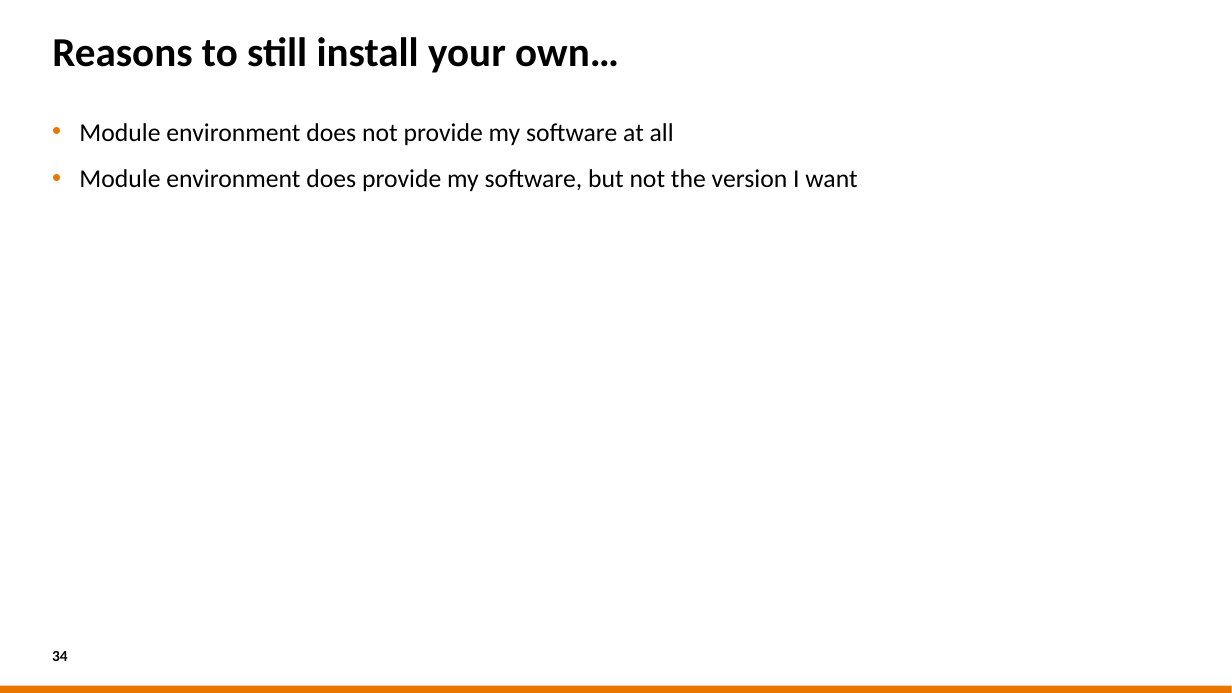
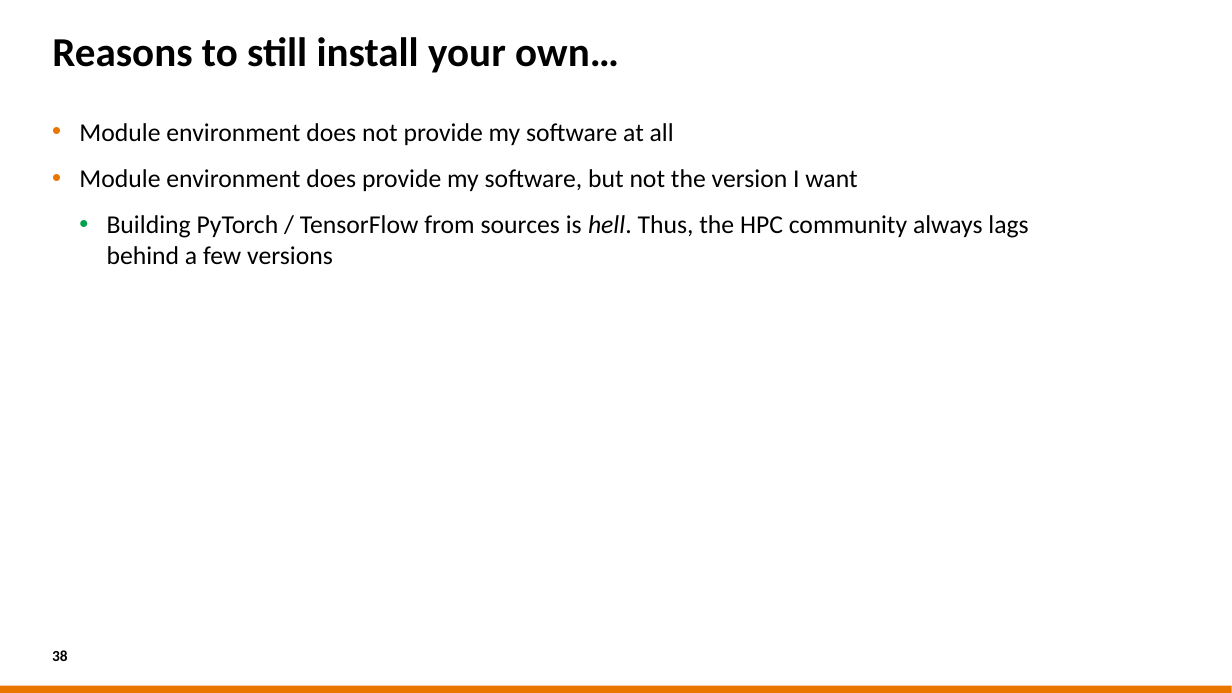
Before and after one commit to sara-nl/HPML-course-materials, a slide deck: slide 38 of Day2/slides/Software_installations_on_HPC_systems.pptx (slide 34 before the commit). Drawn at 1232x693 pixels with LibreOffice and Linux fonts; fonts in the diff are those of the drawing; background and template pictures are left out. Boxes give left, top, right and bottom in pixels: in the first picture for what was removed or moved away, otherwise in the second. Text is boxed around its words. In the diff, an @@ line names an element or a change of style, - is before the commit and + after.

Commit message:
Modified slides for software installations after RHEL 9 upgrade

```diff
--- a/Day2/slides/Software_installations_on_HPC_systems.pptx
+++ b/Day2/slides/Software_installations_on_HPC_systems.pptx
@@ text at (x1=107, y1=215, x2=1028, y2=265): paragraph added @@
+  • Building PyTorch / TensorFlow from sources is hell. Thus, the HPC community always lags behind a few versions
@@ page number at (x1=52, y1=650, x2=68, y2=661): text changed @@
-34
+38
```
Also in this commit, not shown: 17 other slides changed, 5 slides added, 1 slide removed.
